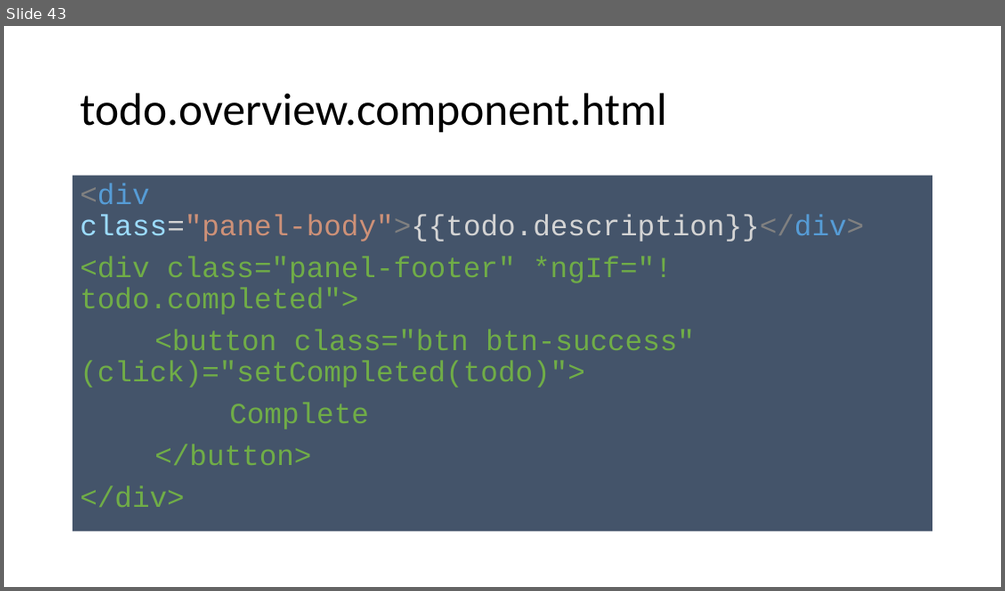
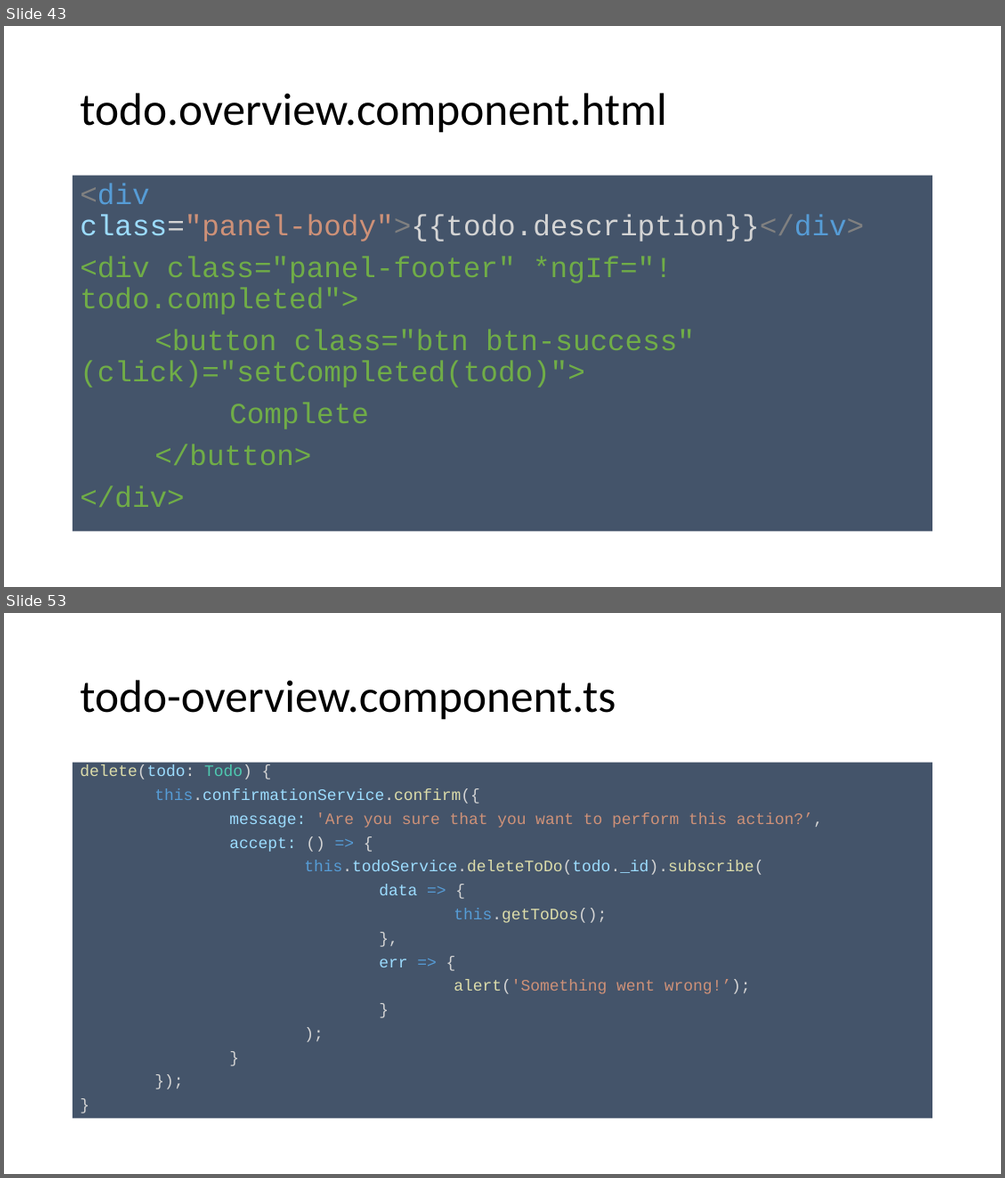
Before and after one commit to spirit-coding/todo-app-aj33349, a slide deck: Angular2.pptx. Shown one above the other, each under a label of ours: slide 43 before the commit, slides 43 and 53 after it; the slides between them are not shown. The pictures are 1005x591 and 1005x1178 pixels, drawn with LibreOffice and Linux fonts; fonts in the diff are those of the drawing. Boxes give left, top, right and bottom in pixels: in the first picture for what was removed or moved away, otherwise in the second. Text is boxed around its words. In the diff, an @@ line names an element or a change of style, - is before the commit and + after.

Commit message:
Confirmationservice

```diff
--- a/Angular2.pptx
+++ b/Angular2.pptx
@@ slide 53 added at (4, 613, 1001, 1174), background #FFFFFF @@
@@ title added at (80, 680, 615, 720), 44 pt, text #000000 @@
+todo-overview.component.ts
@@ text added at (73, 763, 933, 1119), fill #44546A, 15.4 pt, text #CE9178 @@
+delete(todo: Todo) {
+this.confirmationService.confirm({
+message: 'Are you sure that you want to perform this action?’,
+accept: () => {
+this.todoService.deleteToDo(todo._id).subscribe(
+data => {
+this.getToDos();
+},
+err => {
+alert('Something went wrong!’);
+}
+);
+}
+});
+}
```
Also in this commit, not shown: 9 other slides added, 1 slide removed, 7 other files.
